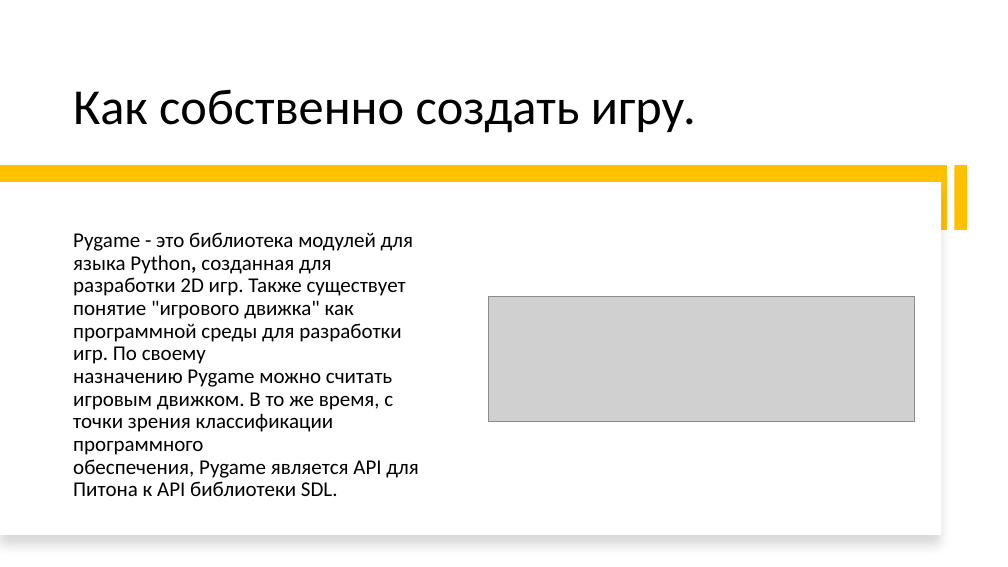
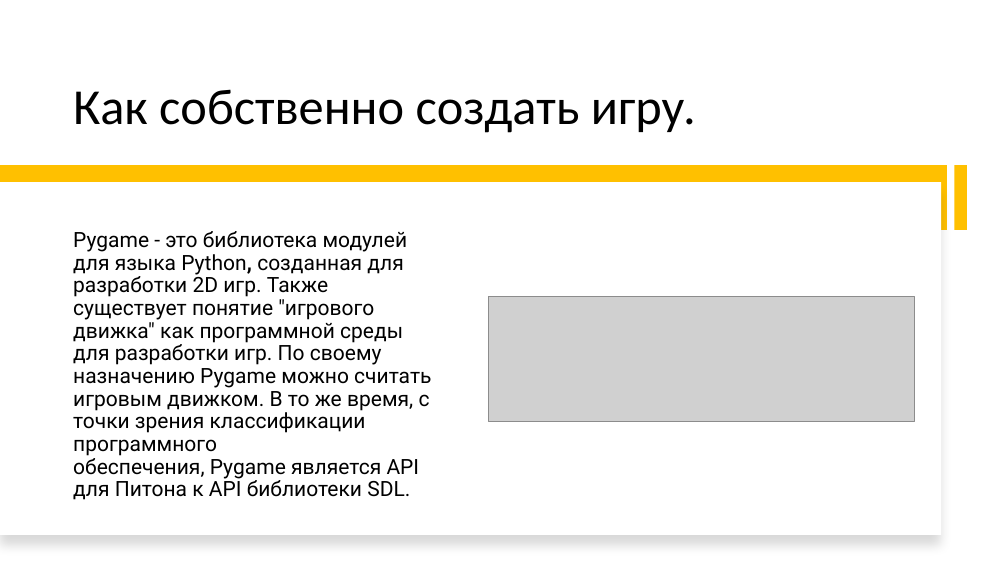
Before and after one commit to Jasczurka/PROJECT, a slide deck: slide 6 of Презентация 19.pptx. Drawn at 1008x567 pixels with LibreOffice and Linux fonts; fonts in the diff are those of the drawing; grey boxes stand for pictures. Boxes give left, top, right and bottom in pixels: in the first picture for what was removed or moved away, otherwise in the second. Text is boxed around its words. In the diff, an @@ line names an element or a change of style, - is before the commit and + after.

```diff
--- a/Презентация 19.pptx
+++ b/Презентация 19.pptx
@@ text "Pygame - это библиотека модулей ..." at box(73, 231, 431, 500): font Calibri to Roboto @@
```
Also in this commit, not shown: 2 other slides changed, 1 slide added.
